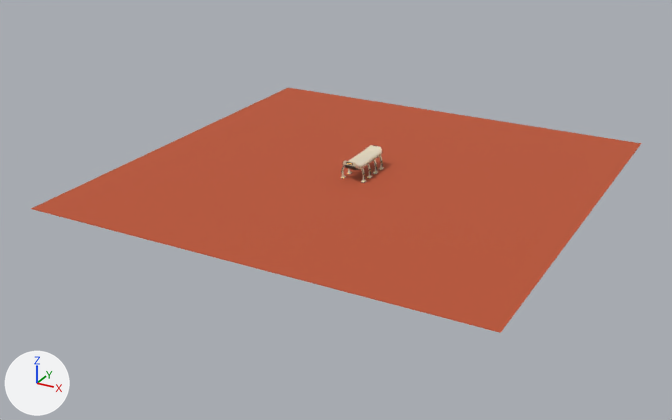
The glTF model godot/assets/kit/town/ordo_far.glb: old version first, new version second.
Before and after are seen from a camera (50 mm lens) standing at (2816.0, -5511.0, 2303.0) and looking at (-101.0, -208.0, -349.0). The lights are fixed; the arrows at lower left show +X, +Y and +Z. The first picture is the older version. Vertices at exactly the same position are counted once.

The first picture shows 'ordo_far'.
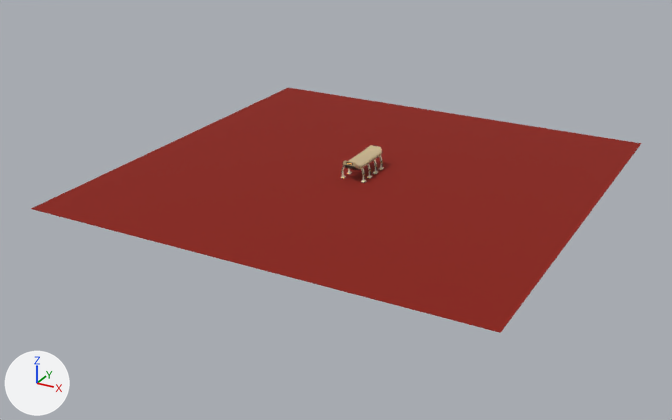
Changed parts and their boxes (x1, y1, x2, y2) in the pictures (672 x 420 px):
'ordo_far', recoloured, surface changed (darker)
    both: (31, 88, 641, 333)
part 1 of me_ordo_far, recoloured
    both: (341, 145, 384, 183)
part 2 of me_ordo_far, recoloured
    both: (341, 156, 384, 183)

Patch to the scene script:
```diff
--- a/godot/assets/kit/town/ordo_far.glb.py
+++ b/godot/assets/kit/town/ordo_far.glb.py
@@ mat_desert @@
 n0 = _N.new('ShaderNodeBsdfPrincipled'); n0.name = 'Principled BSDF'
-n0.inputs[0].default_value = (0.503, 0.0931, 0.0369, 1.0)  # 'Base Color', orange #bc5636
 n0.inputs[2].default_value = 1.0  # 'Roughness'
 n1 = _N.new('ShaderNodeOutputMaterial'); n1.name = 'Material Output'
+n2 = _N.new('ShaderNodeMix'); n2.name = 'Mix'
+n2.data_type = 'RGBA'
+n2.blend_type = 'MULTIPLY'
+n2.inputs[0].default_value = 1.0  # 'Factor'
+n2.inputs[7].default_value = (0.503, 0.0931, 0.0369, 1.0)  # 'B', orange #bc5636
+n3 = _N.new('ShaderNodeVertexColor'); n3.name = 'Color Attribute'
 _L.new(n0.outputs[0], n1.inputs[0])  # 'BSDF' to 'Surface'
+_L.new(n2.outputs[2], n0.inputs[0])  # 'Result' to 'Base Color'
+_L.new(n3.outputs[0], n2.inputs[6])  # 'Color' to 'A'
@@ mat_hull @@
 n0 = _N.new('ShaderNodeBsdfPrincipled'); n0.name = 'Principled BSDF'
-n0.inputs[0].default_value = (0.761, 0.672, 0.515, 1.0)  # 'Base Color', pale yellow #e2d6be
 n0.inputs[2].default_value = 0.85  # 'Roughness'
 n1 = _N.new('ShaderNodeOutputMaterial'); n1.name = 'Material Output'
+n2 = _N.new('ShaderNodeMix'); n2.name = 'Mix'
+n2.data_type = 'RGBA'
+n2.blend_type = 'MULTIPLY'
+n2.inputs[0].default_value = 1.0  # 'Factor'
+n2.inputs[7].default_value = (0.761, 0.672, 0.515, 1.0)  # 'B', pale yellow #e2d6be
+n3 = _N.new('ShaderNodeVertexColor'); n3.name = 'Color Attribute'
 _L.new(n0.outputs[0], n1.inputs[0])  # 'BSDF' to 'Surface'
+_L.new(n2.outputs[2], n0.inputs[0])  # 'Result' to 'Base Color'
+_L.new(n3.outputs[0], n2.inputs[6])  # 'Color' to 'A'
@@ mat_metal @@
+mat_metal = bpy.data.materials.new('metal')
+mat_metal.use_nodes = True; mat_metal.node_tree.nodes.clear()
+_N = mat_metal.node_tree.nodes; _L = mat_metal.node_tree.links
+n0 = _N.new('ShaderNodeBsdfPrincipled'); n0.name = 'Principled BSDF'
+n0.inputs[1].default_value = 0.5  # 'Metallic'
+n1 = _N.new('ShaderNodeOutputMaterial'); n1.name = 'Material Output'
+n2 = _N.new('ShaderNodeVertexColor'); n2.name = 'Color Attribute'
+_L.new(n0.outputs[0], n1.inputs[0])  # 'BSDF' to 'Surface'
+_L.new(n2.outputs[0], n0.inputs[0])  # 'Color' to 'Base Color'
@@ mat_flat @@
+mat_flat = bpy.data.materials.new('flat')
+mat_flat.use_nodes = True; mat_flat.node_tree.nodes.clear()
+_N = mat_flat.node_tree.nodes; _L = mat_flat.node_tree.links
+n0 = _N.new('ShaderNodeBsdfPrincipled'); n0.name = 'Principled BSDF'
+n0.inputs[2].default_value = 0.8  # 'Roughness'
+n1 = _N.new('ShaderNodeOutputMaterial'); n1.name = 'Material Output'
+n2 = _N.new('ShaderNodeVertexColor'); n2.name = 'Color Attribute'
+_L.new(n0.outputs[0], n1.inputs[0])  # 'BSDF' to 'Surface'
+_L.new(n2.outputs[0], n0.inputs[0])  # 'Color' to 'Base Color'
@@ me_ordo_far @@
 me_ordo_far.from_pydata(...)  # 1988 vertices, 3476 faces; spans x -1600.0..1600.0, y -1600.0..1600.0, z -123.0..34.0
 # used by ob_ordo_far; location = (0.0, 0.0, 0.0)
+# me_ordo_far part 1: 1188 faces spanning x -92.0..92.0, y -202.0..202.0, z -122.0..28.0 switch from mat_graphite (dark grey #444641) to mat_metal
+# me_ordo_far part 2: 384 faces spanning x -92.0..92.0, y -159.0..159.0, z -122.0..-20.0 switch from mat_ivory (pale yellow #e9dfc9) to mat_flat
 me_ordo_far.materials.append(mat_amber)
-me_ordo_far.materials.append(mat_brass)  # brown #a98749
 me_ordo_far.materials.append(mat_desert)
```
